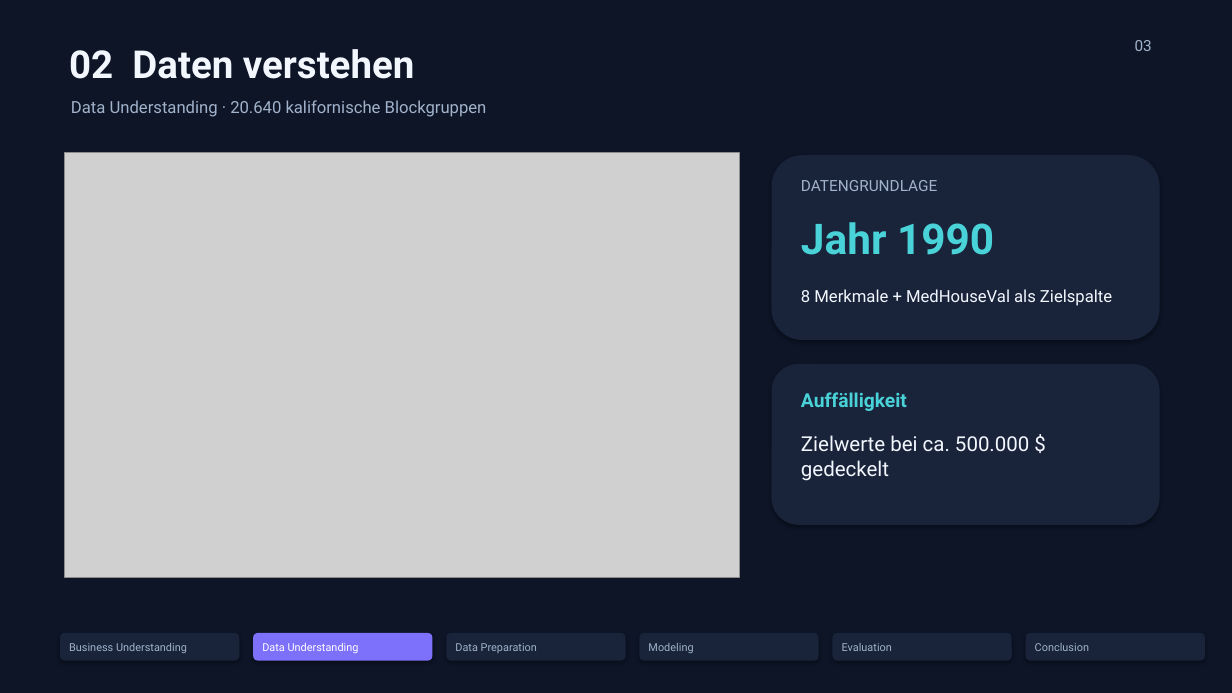
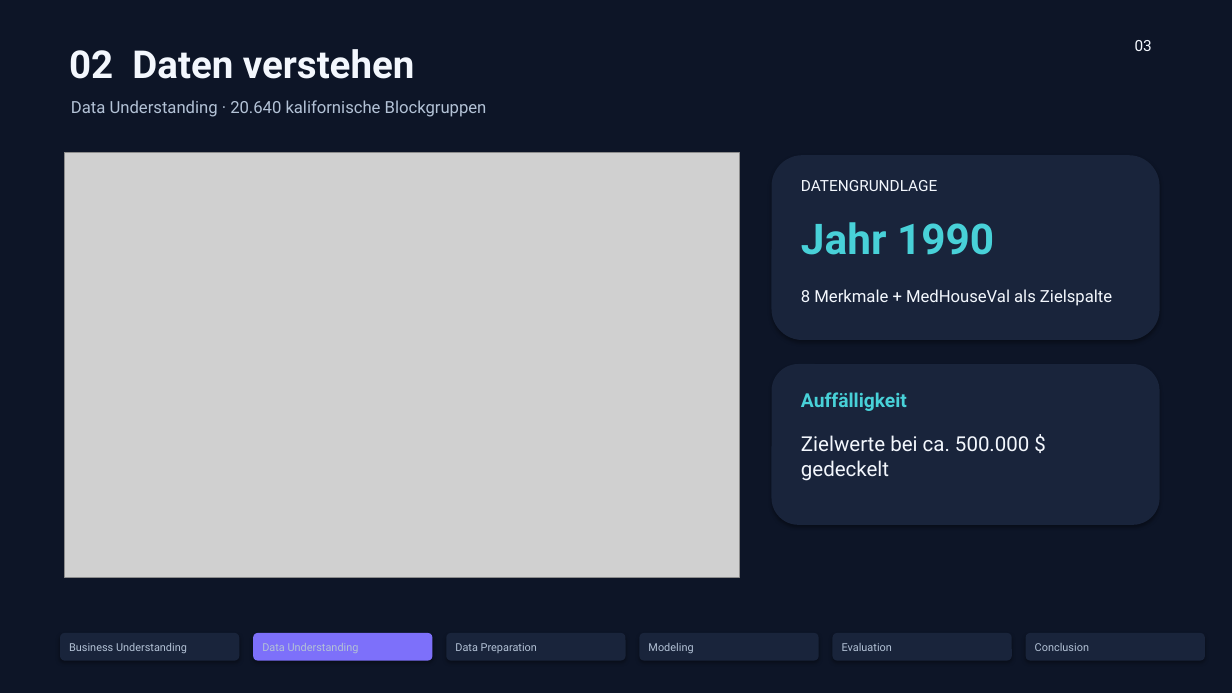
Before and after one commit to aaronddecker/california-housing-ml, a slide deck: slide 3 of presentation/abschlusspraesentation.pptx. Drawn at 1232x693 pixels with LibreOffice and Linux fonts; fonts in the diff are those of the drawing; grey boxes stand for pictures. Boxes give left, top, right and bottom in pixels: in the first picture for what was removed or moved away, otherwise in the second. Text is boxed around its words. In the diff, an @@ line names an element or a change of style, - is before the commit and + after.

```diff
--- a/presentation/abschlusspraesentation.pptx
+++ b/presentation/abschlusspraesentation.pptx
@@ text "03" at (1135, 40, 1152, 51): text colour #A1B2CA to #F3F7FD @@
@@ text "DATENGRUNDLAGE" at (801, 180, 937, 191): text colour #A1B2CA to #F3F7FD @@
@@ text "Data Understanding" at (262, 643, 359, 653): text colour #FFFFFF to #B3C2D6 @@
@@ text colour #A1B2CA to #B3C2D6 in 6 elements at (71, 100, 487, 117), (69, 643, 187, 653), (455, 643, 537, 653), (648, 643, 693, 653), (842, 643, 892, 651), (1035, 643, 1089, 651) @@
```
Also in this commit, not shown: 7 other slides changed.
